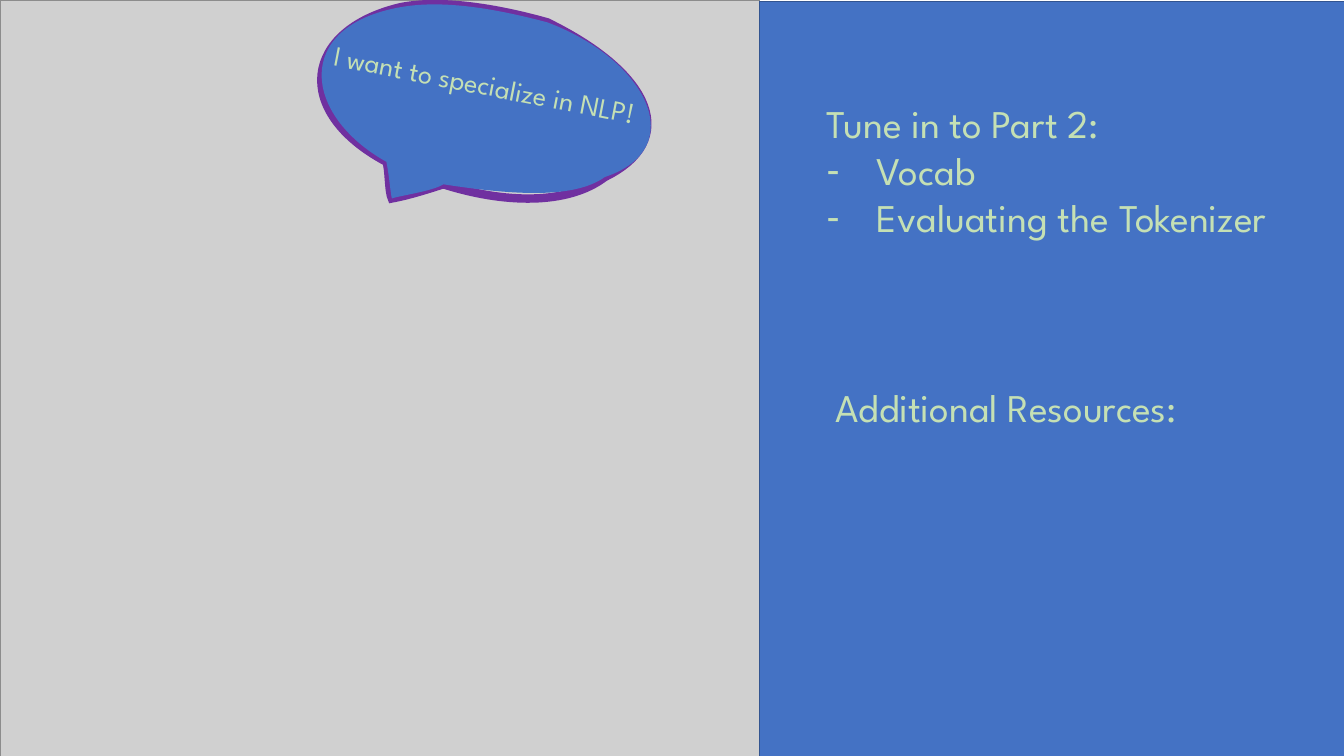
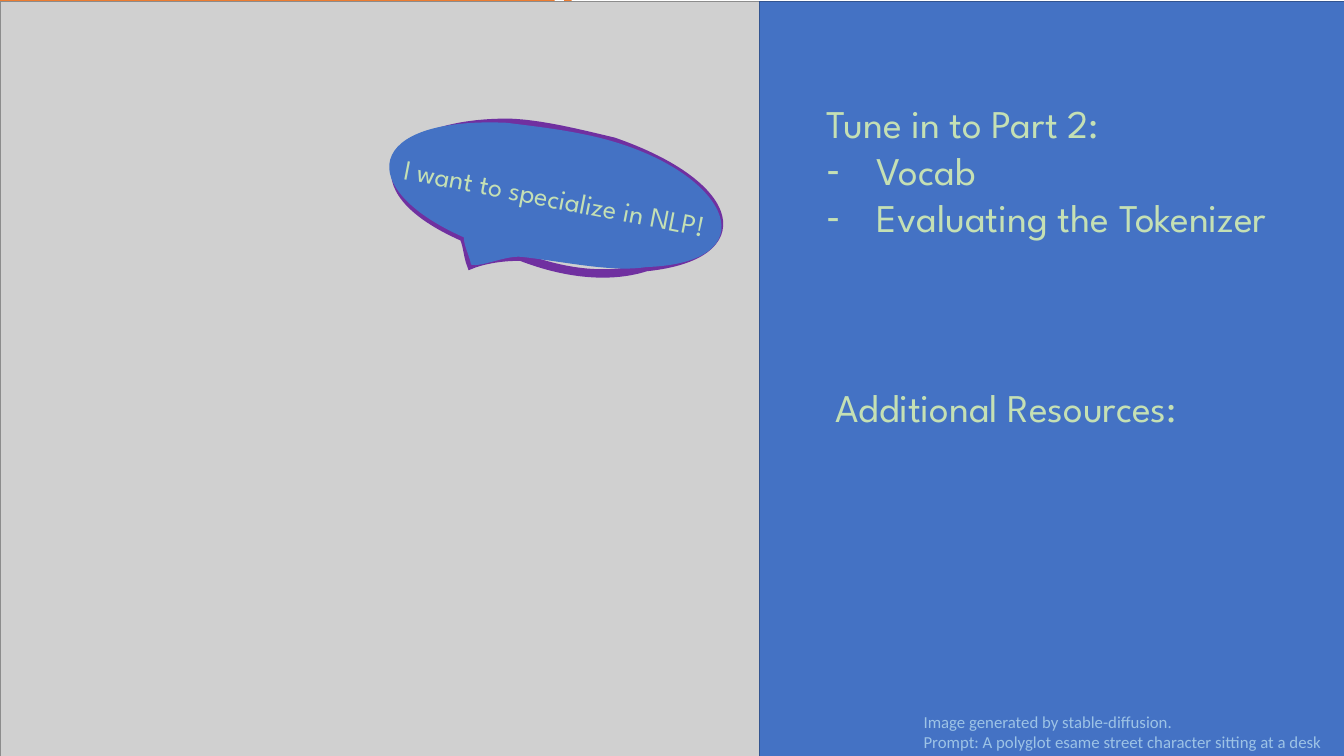
Before and after one commit to danasaur/bert, a slide deck: slide 3 of bert-fine-tuning.pptx (slide 5 before the commit). Drawn at 1344x756 pixels with LibreOffice and Linux fonts; fonts in the diff are those of the drawing; grey boxes stand for pictures. Boxes give left, top, right and bottom in pixels: in the first picture for what was removed or moved away, otherwise in the second. Text is boxed around its words. In the diff, an @@ line names an element or a change of style, - is before the commit and + after.

Commit message:
modified characters to be from custom stable diffusion prompts

```diff
--- a/bert-fine-tuning.pptx
+++ b/bert-fine-tuning.pptx
@@ freeform shape "I want to specialize in ...": place and size @@
-freeform shape "I want to specialize in ..." at (301,0,663,221)
+freeform shape "I want to specialize in ..." at (379,99,732,294)
@@ text added at (924,716,1320,751), 12 pt, text #9DC3E6 @@
+Image generated by stable-diffusion.
+Prompt: A polyglot esame street character sitting at a desk
```
Also in this commit, not shown: 5 other slides changed, 2 slides removed.
